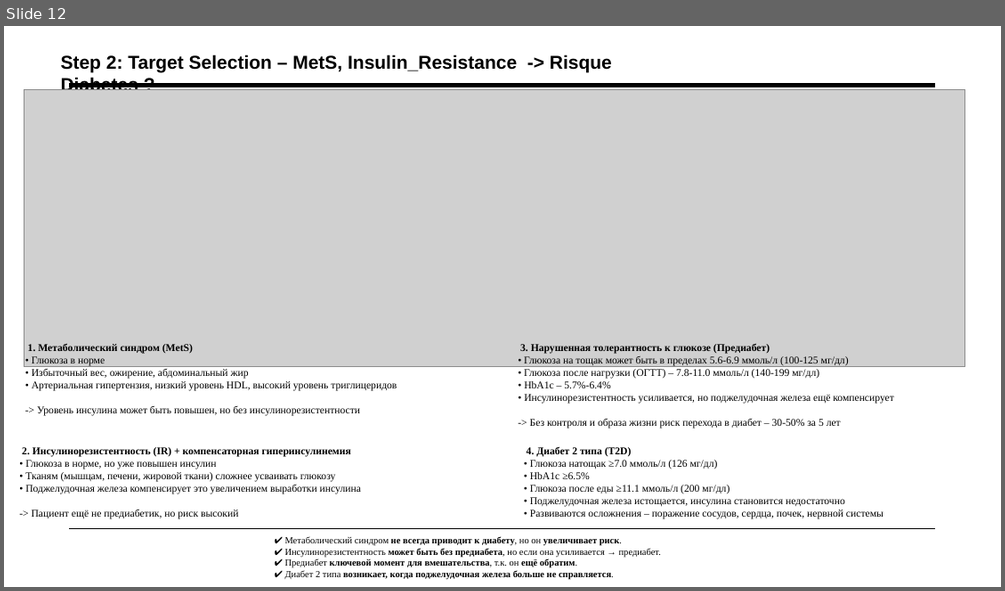
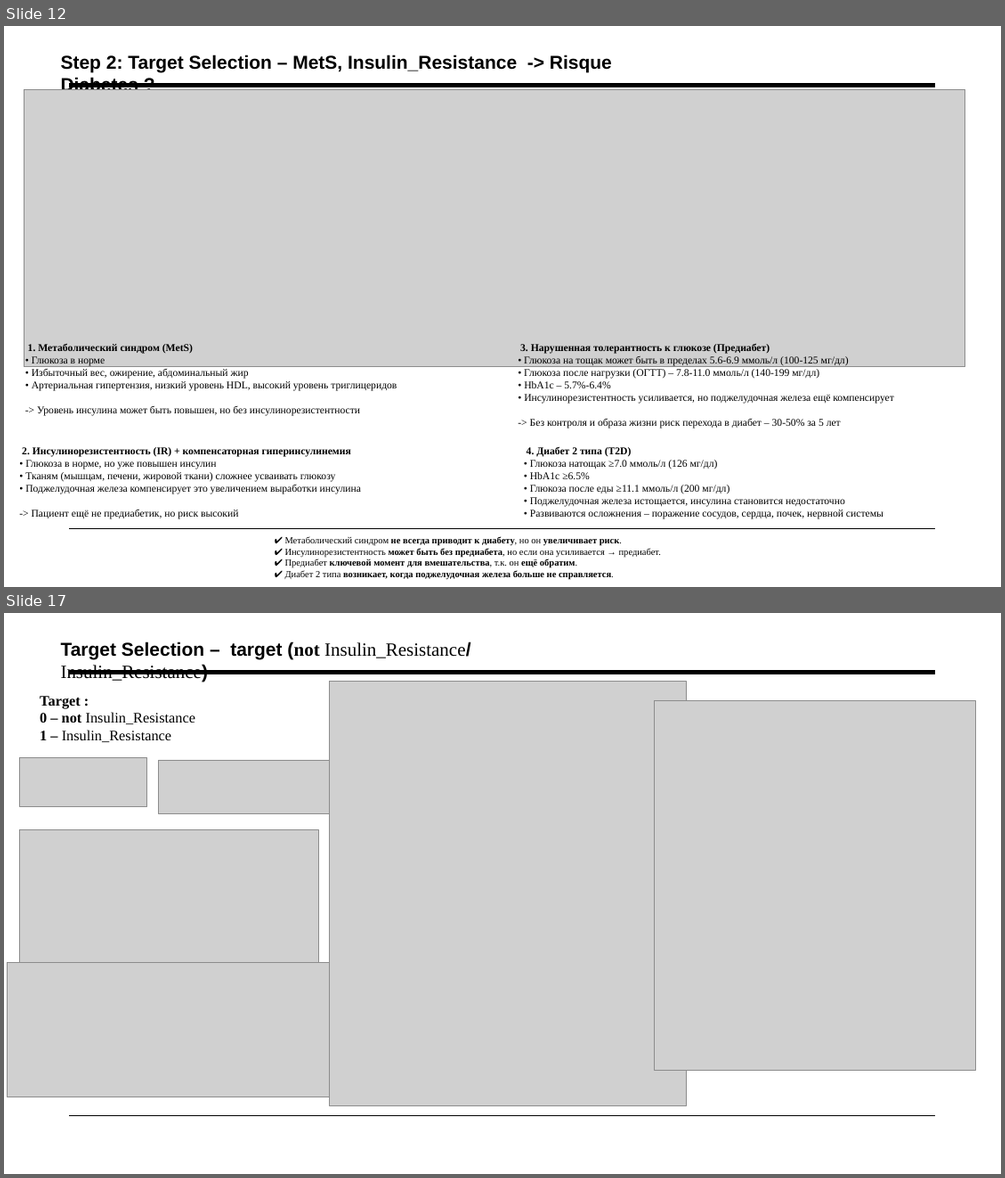
Before and after one commit to artmskfr/HealthScope-Diabetes, a slide deck: docs/work_1.pptx. Shown one above the other, each under a label of ours: slide 12 before the commit, slides 12 and 17 after it; the slides between them are not shown. The pictures are 1005x591 and 1005x1178 pixels, drawn with LibreOffice and Linux fonts; fonts in the diff are those of the drawing; grey boxes stand for pictures. Boxes give left, top, right and bottom in pixels: in the first picture for what was removed or moved away, otherwise in the second. Text is boxed around its words. In the diff, an @@ line names an element or a change of style, - is before the commit and + after.

```diff
--- a/docs/work_1.pptx
+++ b/docs/work_1.pptx
@@ slide 17 added at box(4, 613, 1001, 1174), background #FFFFFF; not listed: 2 template elements that a slide beside it also shows @@
@@ text added at box(61, 641, 470, 682), 18 pt, text #000000 @@
+Target Selection – target (not Insulin_Resistance/ Insulin_Resistance)
@@ picture added at box(330, 682, 687, 1106) @@
@@ text added at box(40, 696, 195, 742), 14 pt, text #000000 @@
+Target :
+0 – not Insulin_Resistance
+1 – Insulin_Resistance
@@ picture added at box(654, 700, 976, 1070) @@
@@ picture added at box(20, 757, 146, 806) @@
@@ picture added at box(158, 760, 331, 812) @@
@@ picture added at box(20, 830, 318, 964) @@
@@ picture added at box(7, 963, 332, 1097) @@
```
Also in this commit, not shown: 12 other slides added, 4 other files.
